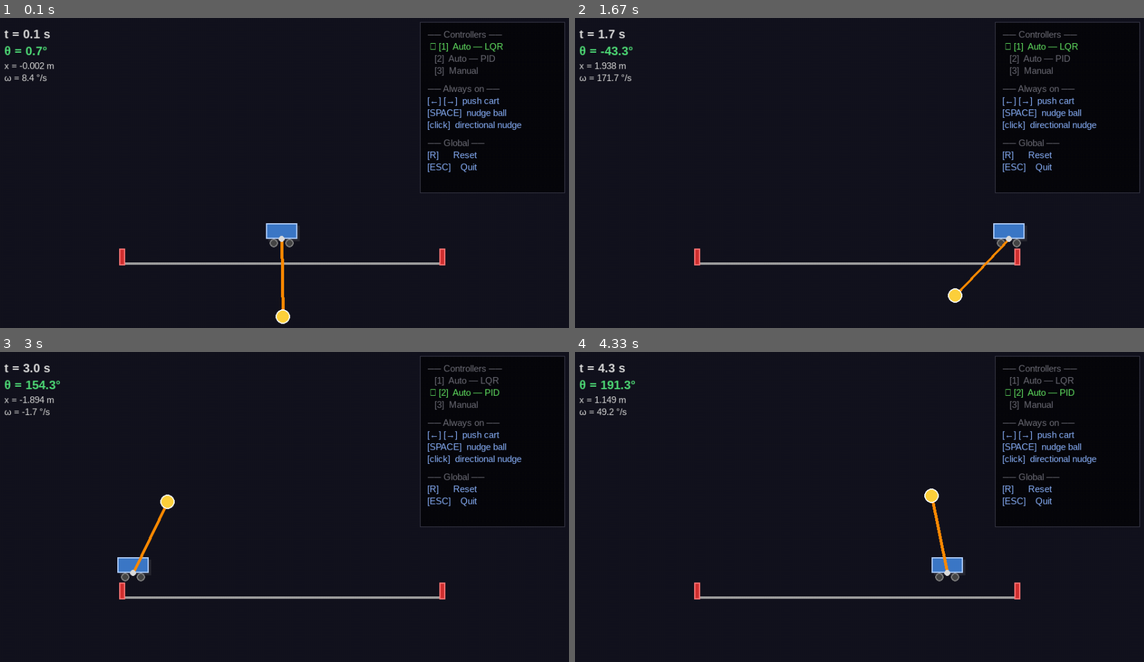
Above: before the commit, frames 1-4 (two rows, left to right).
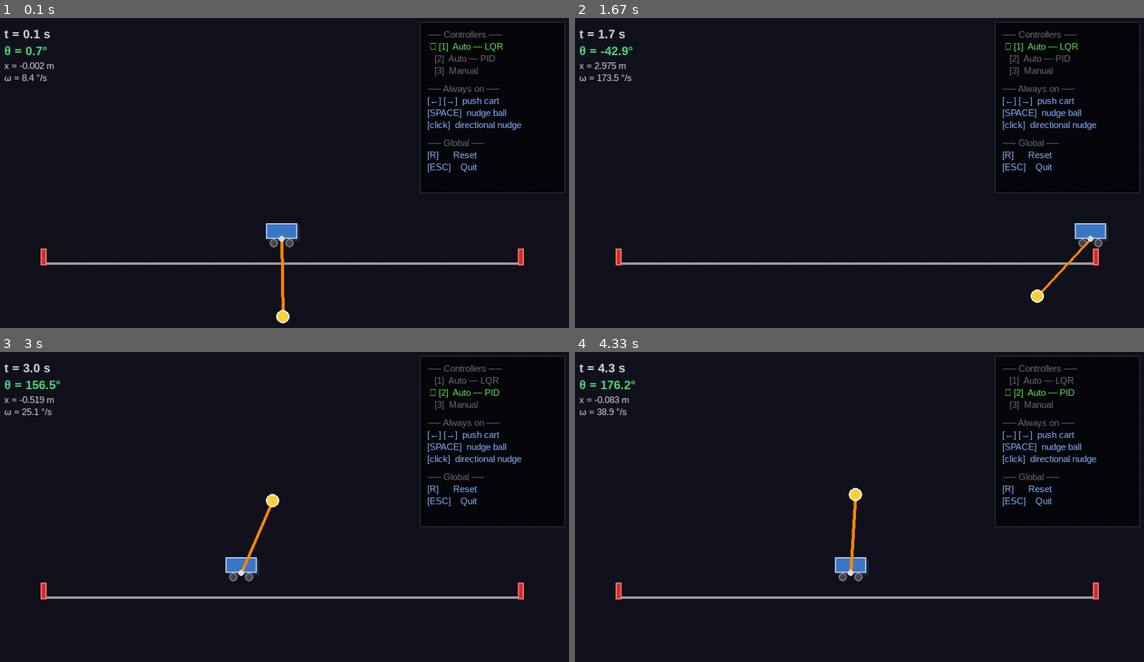
Above: after the commit, the same moments.

Repository: mingyanying/inverted-pendulum-on-a-cart
Game: pygame game, started from balance_pygame.py
Two runs of this game, one before a commit and one after it. Both use one fixed random seed, a clock stepped at 60 frames per second and the inputs below.
Inputs (mouse positions are in pixels of both pictures, inside the frame that each line leads up to):
- Up to frame 1 (0.1 s): no input
- Up to frame 2 (1.67 s): hold Right 0.33-0.8 s
- Up to frame 3 (3 s): hold Left 1.9-2.3 s; click (142, 531) at 2.38 s; tap 2 at 2.67 s
- Up to frame 4 (4.33 s): hold Left 3.67-4.13 s; hold Right from 4.17 s (still down)

The runs differ from the first frame. In frame 1, 0.5% of the frame differs, in the area x 7-93%, y 74-99%; in frame 2, 1.7%; in frame 3, 1.8%; in frame 4, 1.8%, in the area x 3-93%, y 9-80%.

Commit message:
Update LQR gains, extend rail, scale ball radius, add demo video
Switch to super_aggressive LQR preset, extend rail to ±3 m, make ball
radius scale with window size, and add demo recording to README.

Diff:
--- a/balance_pygame.py
+++ b/balance_pygame.py
@@ -35,11 +35,12 @@
     CART_W_PX  = int(0.40 * SCALE)
     CART_H_PX  = int(0.20 * SCALE)
     WHEEL_R_PX = max(int(0.06 * SCALE), 4)
+    BALL_R_PX  = max(int(0.09 * SCALE), 4)
 
     def to_px(sx, sy):
         return int(SCR_CX + sx * SCALE), int(SCR_PY - sy * SCALE)
 
-    return to_px, CART_W_PX, CART_H_PX, WHEEL_R_PX
+    return to_px, CART_W_PX, CART_H_PX, WHEEL_R_PX, BALL_R_PX
 
 
 def make_colours():
@@ -236,7 +237,7 @@
 # Drawing
 # ---------------------------------------------------------------------------
 def draw_frame(screen, font_l, font_s, C, to_px,
-               CART_W_PX, CART_H_PX, WHEEL_R_PX,
+               CART_W_PX, CART_H_PX, WHEEL_R_PX, BALL_R_PX,
                q, t_elapsed, controllers, controller, W):
     theta, x = q[0], q[1]
     cart_sx  = x
@@ -285,8 +286,8 @@
     # pole + ball
     bx_s, by_s = to_px(ball_sx, ball_sy)
     pygame.draw.line(screen, C["POLE"], (cx_s, cy_s), (bx_s, by_s), 5)
-    pygame.draw.circle(screen, C["BALL"],       (bx_s, by_s), 12)
-    pygame.draw.circle(screen, (255, 255, 255), (bx_s, by_s), 12, 2)
+    pygame.draw.circle(screen, C["BALL"],       (bx_s, by_s), BALL_R_PX)
+    pygame.draw.circle(screen, (255, 255, 255), (bx_s, by_s), BALL_R_PX, 2)
 
     # pivot dot
     pygame.draw.circle(screen, C["PIVOT"], (cx_s, cy_s), 5)
@@ -325,7 +326,7 @@
 disturbance = DisturbanceController()
 
 screen, clock, font_l, font_s, W, H = setup_pygame()
-to_px, CART_W_PX, CART_H_PX, WHEEL_R = make_coords(W, H)
+to_px, CART_W_PX, CART_H_PX, WHEEL_R, BALL_R = make_coords(W, H)
 C = make_colours()
 
 controller = controllers["1"]
@@ -363,7 +364,7 @@
     t_elapsed += DT
 
     draw_frame(screen, font_l, font_s, C,
-               to_px, CART_W_PX, CART_H_PX, WHEEL_R,
+               to_px, CART_W_PX, CART_H_PX, WHEEL_R, BALL_R,
                q, t_elapsed, controllers, controller, W)
     pygame.display.flip()
     clock.tick(60)
--- a/controllers/auto_lqr.py
+++ b/controllers/auto_lqr.py
@@ -40,5 +40,7 @@
 
     def _lqr(self, q):
         """LQR gain vector tuned for the inverted equilibrium (theta = pi)."""
-        k1, k2, k3, k4 = 112.099, -0.500, 32.240, -2.904  # balanced preset
+        # k1, k2, k3, k4 = 134.003, -2.236, 38.896, -6.924  # balanced preset
+        k1, k2, k3, k4 = 174.541, -10.000, 51.984, -16.325  # super_aggressive preset
+
         return -(k1 * (q[0] - pi) + k2 * q[1] + k3 * q[2] + k4 * q[3])
--- a/physics.py
+++ b/physics.py
@@ -9,7 +9,7 @@
 R     = 1.0   # pole length      (m)
 M     = 4.0   # cart mass        (kg)
 m     = 1.0   # ball mass        (kg)
-X_LIM = 2  # rail half-length (m)
+X_LIM = 3.0  # rail half-length (m)
 
 # Air resistance (linear drag)
 B_CART = 0.3    # cart translational drag  (N·s/m)
--- a/tune_gains.py
+++ b/tune_gains.py
@@ -53,7 +53,7 @@
 LQR_PRESETS = {
     "balanced":   (np.diag([50.0,  1.0,  5.0,  1.0]), 1.0),
     "aggressive": (np.diag([200.0, 5.0,  20.0, 2.0]), 0.5),
-    "smooth":     (np.diag([20.0,  0.5,  2.0,  0.5]), 2.0),
+    "super_aggressive": (np.diag([100.0,  100,  1.0,  1.0]), 1.0),
 }
 
 
Not shown, changed: README.md
Not shown, added: demo_ipoc.mp4
